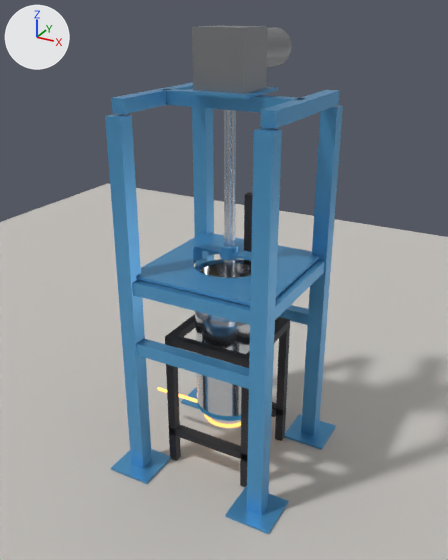
A saved change to the Blender file output_blender/prototipo_2_30kg.blend.
One viewpoint serves both versions: a camera (50 mm lens) standing at (1.27, -2.36, 2.15) and looking at (-0.01, -0.03, 0.98). Arrows for +X, +Y and +Z are at upper left; the lights stay in place. The first picture is the older version.

In view in the first picture: '00_piso', '01_bastidor_EXISTENTE', '02_torre_NUEVA', '02b_torre_frente', '03_olla_interior', '04_camisa', '05_agua_camisa', '06_eje', '09_motorreductor', '10_apoyo_guia_eje', '11_quemador'.
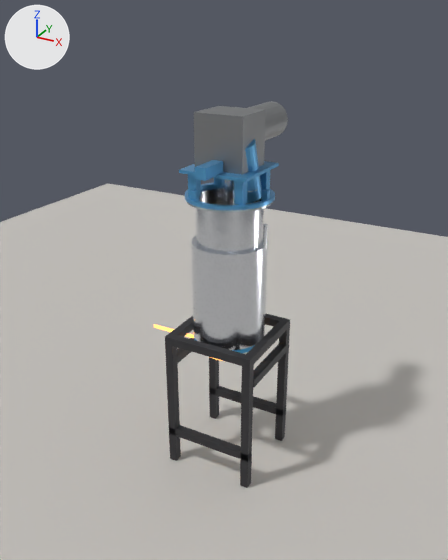
Changed parts and their boxes (x1, y1, x2, y2) in the pictures (448 x 560 px; the box of a moved part takes in the faces that stretch with it):
'02_torre_NUEVA', deleted (blue)
    before: (105, 83, 343, 534)
'01_bastidor_EXISTENTE', reshaped (41% shorter)
    before: (165, 192, 290, 487)
    after: (165, 314, 290, 488)
'06_camisa', added
    after: (192, 224, 268, 350)
'09_motorreductor', deleted
    before: (180, 26, 292, 99)
'12_motorreductor', added
    after: (194, 101, 288, 175)
'02b_torre_frente', deleted (blue)
    before: (132, 280, 250, 389)
'05_olla_interior', added
    after: (186, 187, 273, 253)
'04_camisa', deleted
    before: (195, 311, 250, 416)
'03_collar_de_par', added (blue)
    after: (179, 161, 279, 210)
'06_eje', deleted
    before: (224, 110, 236, 278)
'03_olla_interior', deleted
    before: (194, 259, 251, 324)
'10_apoyo_guia_eje', deleted (blue)
    before: (193, 242, 251, 261)
'13_boca_carga', added
    after: (232, 139, 262, 203)
'02_columna_reforzada', added (blue)
    after: (195, 160, 223, 181)
'11_quemador', deleted
    before: (158, 387, 241, 428)
'09_eje', added (mostly hidden)
    after: (225, 179, 235, 205)
'05_agua_camisa', deleted (mostly hidden)
    before: (197, 401, 241, 421)
'04_topes_antigiro', added
    after: (190, 189, 270, 201)
'14_quemador', added (mostly hidden)
    after: (154, 324, 223, 361)
'07_agua_camisa', added (mostly hidden)
    after: (194, 337, 255, 353)
part 1 of me_cube, added
    after: (253, 343, 287, 387)
part 2 of me_cube, moved or reshaped (mostly hidden afterwards)
    before: (244, 192, 253, 261)
    after: (177, 338, 194, 363)

The change, as a list of edits to the scene's bpy script:
```text
Change me_cube:
    remove me_cube.from_pydata(...)  # 104 vertices, 78 faces; spans x -0.225..0.225, y -0.225..0.225, z 0.0..1.34
    add me_cube.from_pydata(...)  # 96 vertices, 72 faces; spans x -0.23..0.23, y -0.225..0.225, z 0.0..0.72
    me_cube part 1: a new loose piece, a box spanning x 0.19..0.23, y -0.185..0.185, z 0.557..0.597, in mat_bastidor_existente (dark grey #3c3c3f)
    me_cube part 2
    6 vertices are removed from x -0.02..0.02, y 0.185..0.225, z 0.72..1.34
    6 faces are deleted
    2 vertices move from x -0.02..0.02, y 0.225, z 0.72 to x -0.23..-0.19, y 0.185, z 0.557
    6 vertices are added at (-0.23, -0.185, 0.557), (-0.23, -0.185, 0.597), (-0.23, 0.185, 0.597), (-0.19, -0.185, 0.557), (-0.19, -0.185, 0.597), (-0.19, 0.185, 0.597)
    6 new faces join them
    other edits to the shape of me_cube do not show in these pictures
Remove ob_02_torre_nueva:
    ob_02_torre_nueva = bpy.data.objects.new('02_torre_NUEVA', me_cube_013)
Remove ob_02b_torre_frente:
    ob_02b_torre_frente = bpy.data.objects.new('02b_torre_frente', me_cube_025)
Remove ob_03_olla_interior:
    ob_03_olla_interior = bpy.data.objects.new('03_olla_interior', me_cylinder_001)
Remove ob_04_camisa:
    ob_04_camisa = bpy.data.objects.new('04_camisa', me_cylinder_006)
Remove ob_05_agua_camisa:
    ob_05_agua_camisa = bpy.data.objects.new('05_agua_camisa', me_cylinder_013)
Remove ob_06_eje:
    ob_06_eje = bpy.data.objects.new('06_eje', me_cylinder_017)
Remove ob_09_motorreductor:
    ob_09_motorreductor = bpy.data.objects.new('09_motorreductor', me_cube_039)
Remove ob_10_apoyo_guia_eje:
    ob_10_apoyo_guia_eje = bpy.data.objects.new('10_apoyo_guia_eje', me_cube_041)
Remove ob_11_quemador:
    ob_11_quemador = bpy.data.objects.new('11_quemador', me_torus)
Add ob_14_quemador:
    ob_14_quemador = bpy.data.objects.new('14_quemador', me_torus_1)  # a torus around z (ring radius 0.125, tube radius 0.009) spanning x -0.134..0.134, y -0.134..0.134, z -0.009..0.009; a 16-sided cylinder along x spanning x -0.445..-0.125, y -0.009..0.009, z -0.009..0.009; in mat_quemador (orange #f9ad59, glowing orange #f9ad59)
    ob_14_quemador.location = (0.0, 0.0, 0.617)
Add ob_13_boca_carga:
    ob_13_boca_carga = bpy.data.objects.new('13_boca_carga', me_cylinder_021)  # 96 vertices, 52 faces; spans x -0.06..0.06, y -0.081..0.06, z -0.13..0.13; in mat_torre_nueva (blue #559ece), mat_inox_304 (light grey #ced3da)
    ob_13_boca_carga.location = (0.075, 0.0, 1.506)
    ob_13_boca_carga.rotation_euler = (0.314, 0.0, 0.0)  # degrees (18, 0, 0)
Add ob_12_motorreductor:
    ob_12_motorreductor = bpy.data.objects.new('12_motorreductor', me_cube_026)  # a box spanning x -0.115..0.115, y -0.105..0.105, z 1.514..1.749; a 32-sided cylinder along y spanning x -0.082..0.082, y 0.105..0.425, z 1.572..1.738; in mat_motorreductor (grey #909395)
    ob_12_motorreductor.location = (0.0, 0.0, 0.0)
Add ob_09_eje:
    ob_09_eje = bpy.data.objects.new('09_eje', me_cylinder_017_1)  # 64 vertices, 34 faces; spans x -0.022..0.022, y -0.022..0.022, z -0.403..0.403; in mat_cinta_inox (white #dadee5)
    ob_09_eje.location = (0.0, 0.0, 1.141)
Add ob_07_agua_camisa:
    ob_07_agua_camisa = bpy.data.objects.new('07_agua_camisa', me_cylinder_013_1)  # 384 vertices, 198 faces; spans x -0.171..0.171, y -0.171..0.171, z -0.245..0.22; in mat_agua_camisa (blue #3fa6dd)
    ob_07_agua_camisa.location = (0.0, 0.0, 0.917)
Add ob_06_camisa:
    ob_06_camisa = bpy.data.objects.new('06_camisa', me_cylinder_007)  # 688 vertices, 356 faces; spans x -0.174..0.187, y -0.174..0.174, z -0.237..0.345; in mat_inox_304 (light grey #ced3da)
    ob_06_camisa.location = (0.0, 0.0, 0.932)
Add ob_05_olla_interior:
    ob_05_olla_interior = bpy.data.objects.new('05_olla_interior', me_cylinder_002)  # 640 vertices, 330 faces; spans x -0.194..0.194, y -0.194..0.194, z -0.327..0.325; in mat_inox_304 (light grey #ced3da)
    ob_05_olla_interior.location = (0.0, 0.0, 1.051)
Add ob_04_topes_antigiro:
    ob_04_topes_antigiro = bpy.data.objects.new('04_topes_antigiro', me_cube_019)  # a box spanning x 0.162..0.19, y -0.014..0.014, z 1.376..1.43; a box spanning x -0.102..-0.074, y 0.138..0.166, z 1.376..1.43; a box spanning x -0.102..-0.074, y -0.166..-0.138, z 1.376..1.43; in mat_torre_nueva (blue #559ece)
    ob_04_topes_antigiro.location = (0.0, 0.0, 0.0)
Add ob_03_collar_de_par:
    ob_03_collar_de_par = bpy.data.objects.new('03_collar_de_par', me_cylinder)  # 296 vertices, 162 faces; spans x -0.2..0.2, y -0.2..0.2, z -0.008..0.13; in mat_torre_nueva (blue #559ece)
    ob_03_collar_de_par.location = (0.0, 0.0, 1.384)
Add ob_02_columna_reforzada:
    ob_02_columna_reforzada = bpy.data.objects.new('02_columna_reforzada', me_cube_012)  # a box spanning x -0.025..0.025, y 0.2..0.25, z 0.72..1.56; a box spanning x -0.025..0.025, y -0.25..0.25, z 1.51..1.56; in mat_torre_nueva (blue #559ece)
    ob_02_columna_reforzada.location = (0.0, 0.0, 0.0)
```
